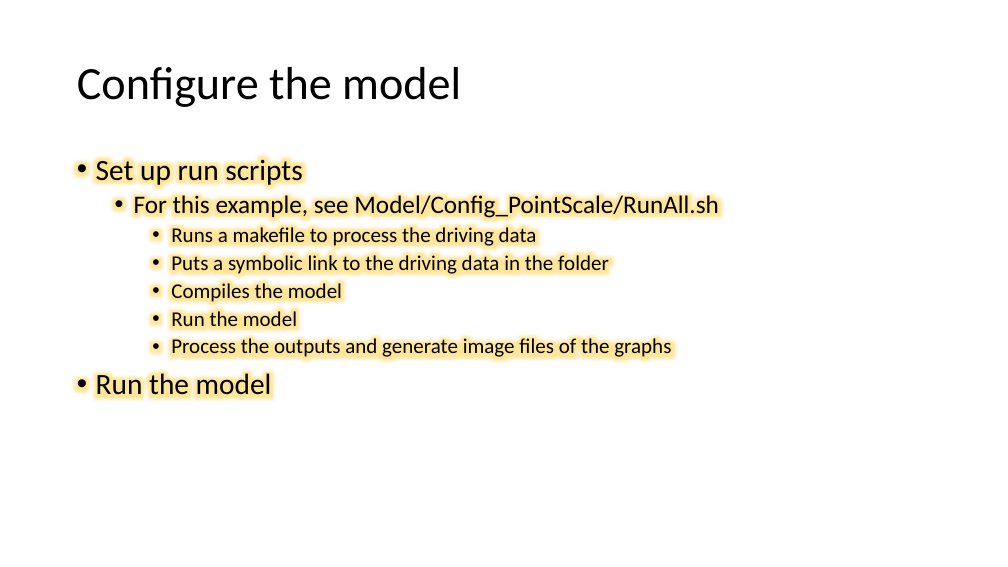
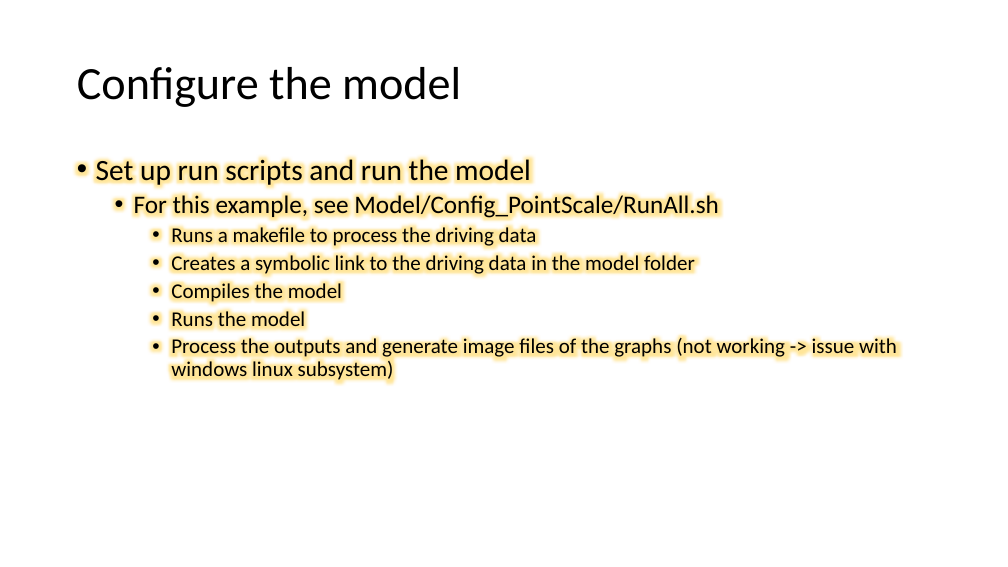
Before and after one commit to MESH-Model/MESH_Whitegull, a slide deck: slide 7 of Presentations/White Gull Creek MESH Point Scale Configuration.pptx. Drawn at 1008x567 pixels with LibreOffice and Linux fonts; fonts in the diff are those of the drawing. Boxes give left, top, right and bottom in pixels: in the first picture for what was removed or moved away, otherwise in the second. Text is boxed around its words. In the diff, an @@ line names an element or a change of style, - is before the commit and + after.

Commit message:
Update exercise ppt and run_mesh script

```diff
--- a/Presentations/White Gull Creek MESH Point Scale Configuration.pptx
+++ b/Presentations/White Gull Creek MESH Point Scale Configuration.pptx
@@ text at [96,155,531,187]: text changed @@
-• Set up run scripts
+• Set up run scripts and run the model
@@ text at [171,252,695,276]: text changed @@
-    • Puts a symbolic link to the driving data in the folder
+    • Creates a symbolic link to the driving data in the model folder
@@ text at [171,308,897,383]: text changed @@
-    • Run the model
-    • Process the outputs and generate image files of the graphs
-• Run the model
+    • Runs the model
+    • Process the outputs and generate image files of the graphs (not working -> issue with windows linux subsystem)
```
Also in this commit, not shown: 4 other slides changed, 1 slide added, 1 other file.
